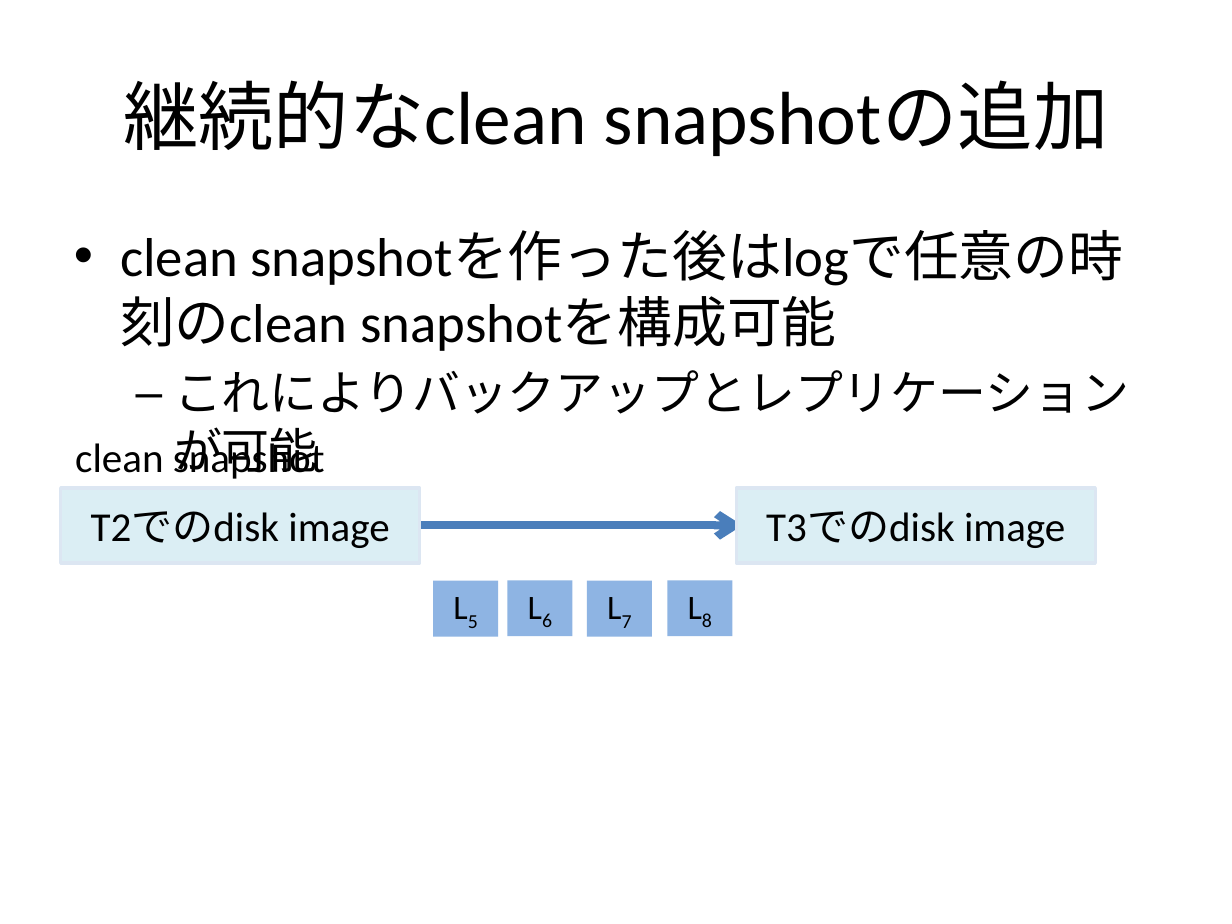
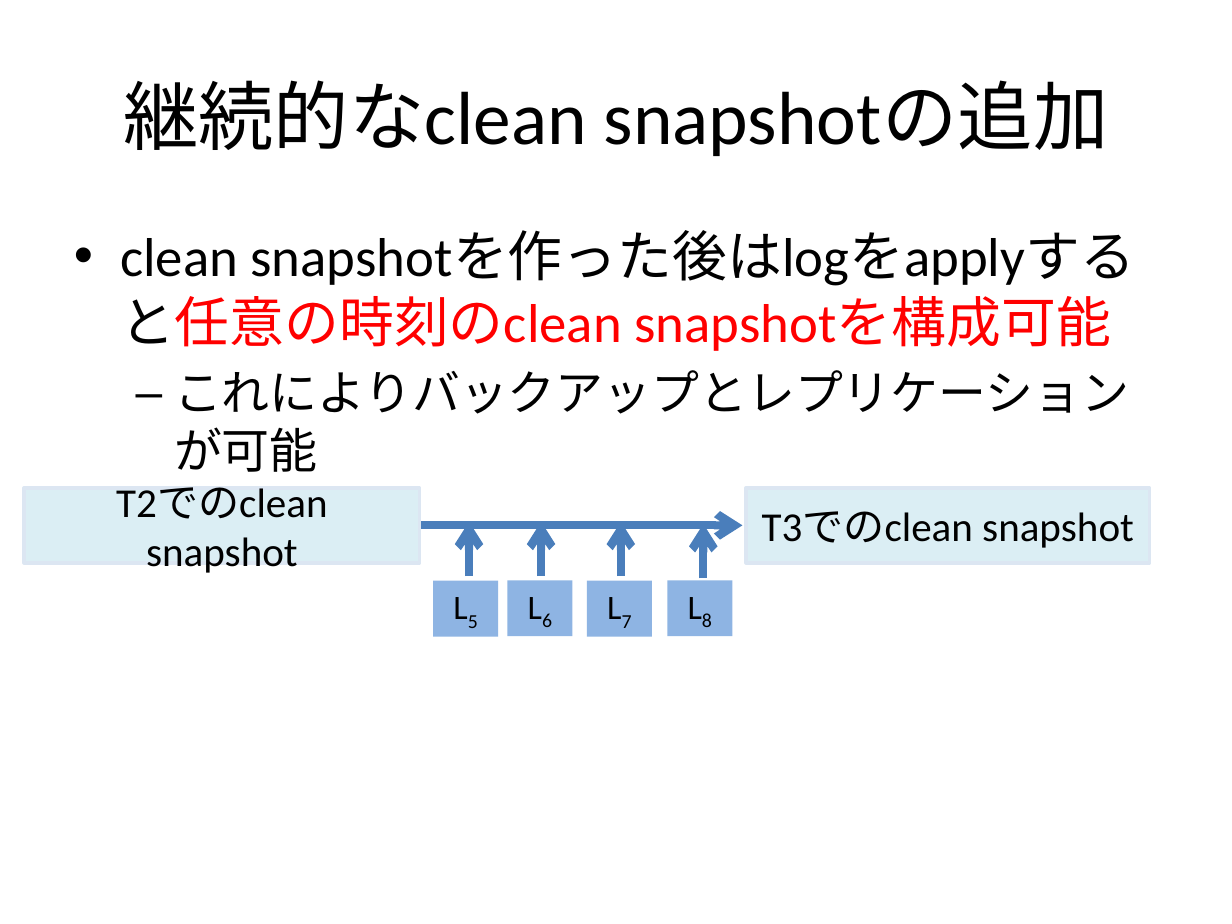
Before and after one commit to walb-linux/walb-tools, a slide deck: slide 14 of doc/walb-is-hard.pptx (slide 11 before the commit). Drawn at 1232x924 pixels with LibreOffice and Linux fonts; fonts in the diff are those of the drawing. Boxes give left, top, right and bottom in pixels: in the first picture for what was removed or moved away, otherwise in the second. Text is boxed around its words. In the diff, an @@ line names an element or a change of style, - is before the commit and + after.

```diff
--- a/doc/walb-is-hard.pptx
+++ b/doc/walb-is-hard.pptx
@@ text at [120, 238, 1111, 351]: text changed @@
-• clean snapshotを作った後はlogで任意の時刻のclean snapshotを構成可能
+• clean snapshotを作った後はlogをapplyすると任意の時刻のclean snapshotを構成可能
@@ text removed at [75, 438, 325, 479] @@
-clean snapshot
@@ rectangle "T2でのclean snapshot": place and size @@
-rectangle "T2でのclean snapshot" at [60, 488, 419, 563]
+rectangle "T2でのclean snapshot" at [25, 488, 420, 563]
@@ text in rectangle at [116, 487, 327, 573]: text changed @@
-T2でのdisk image
+T2でのclean snapshot
@@ rectangle "T3でのclean snapshot": place and size @@
-rectangle "T3でのclean snapshot" at [737, 488, 1095, 563]
+rectangle "T3でのclean snapshot" at [747, 488, 1151, 563]
@@ arrow added from (469, 577) to (469, 522), #4B7EBC 4.75 pt @@
@@ arrow added from (541, 577) to (541, 522), #4B7EBC 4.75 pt @@
@@ arrow added from (621, 577) to (621, 522), #4B7EBC 4.75 pt @@
@@ arrow added from (703, 578) to (703, 524), #4B7EBC 4.75 pt @@
@@ text in rectangle at [762, 511, 1134, 548]: text changed @@
-T3でのdisk image
+T3でのclean snapshot
```
Also in this commit, not shown: 13 other slides changed, 5 slides added, 1 slide removed.
